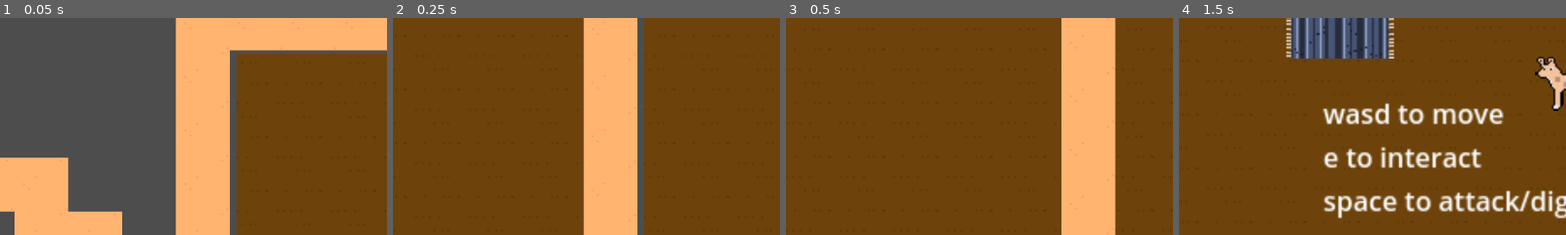
Above: before the commit, frames 1-4 (left to right).
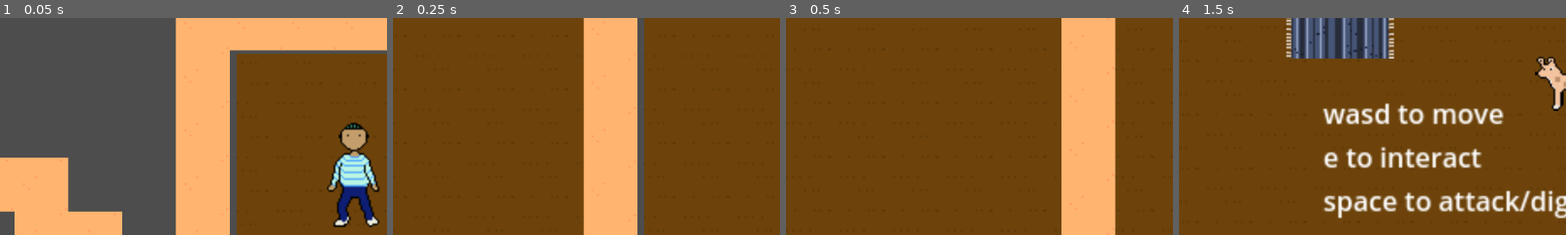
Above: after the commit, the same moments.

Repository: inkaonkala/AnimalRevolution
Game: Godot game, scene res://Main.tscn
Same seed, same stepped clock (60 frames per second), same inputs: the game is played once before the commit and once after it.
Inputs:
- Up to frame 1 (0.05 s): no input
- Up to frame 2 (0.25 s): no input
- Up to frame 3 (0.5 s): no input
- Up to frame 4 (1.5 s): tap E (interact) at 0.5, 0.8, 1.25, 1.35 s; hold D (move_right) 0.53-1.28 s; tap Space (attack) at 0.6 s; hold S (move_down) from 1.28 s (still down)
The pictures show only the part of the screen within x 2-52%, y 44-94%; the shares and areas given below are measured in that part.

The runs differ from the first frame. In frame 1, 3.7% of the frame differs, in the area x 84-98%, y 48-97%; in frame 2, nothing differs; in frame 3, nothing differs; in frame 4, nothing differs.

Commit message:
human added

Diff:
--- a/5_DogFloor.tscn
+++ b/5_DogFloor.tscn
@@ -1,10 +1,14 @@
-[gd_scene load_steps=11 format=4 uid="uid://ta717pvkxahs"]
+[gd_scene load_steps=15 format=4 uid="uid://ta717pvkxahs"]
 
 [ext_resource type="Texture2D" uid="uid://b4qa0jkjn0kan" path="res://Assets/RoomNDeco/floor_test.png" id="1_af3pe"]
 [ext_resource type="Texture2D" uid="uid://cc13py1wb2ctl" path="res://Assets/RoomNDeco/wall_test.png" id="2_lw74p"]
 [ext_resource type="Script" uid="uid://canxqe4xr7n63" path="res://sleepSpot.gd" id="3_hub8o"]
 [ext_resource type="Texture2D" uid="uid://dxyrf1dvgqreh" path="res://Assets/RoomNDeco/sleepMat.png" id="3_lw74p"]
+[ext_resource type="PackedScene" uid="uid://bdjorjamabfwb" path="res://Human.tscn" id="5_6riwa"]
 [ext_resource type="Texture2D" uid="uid://dpy4wyc1oojfq" path="res://Assets/RoomNDeco/elevator.png" id="5_jde7c"]
+[ext_resource type="Texture2D" uid="uid://brmx71cocugql" path="res://Assets/characters/human.png" id="6_66ty1"]
+[ext_resource type="Texture2D" uid="uid://d1jsgvyolfx1a" path="res://Assets/characters/human_sleep.png" id="7_2g8k7"]
+[ext_resource type="Texture2D" uid="uid://c84f6ly8b2ygl" path="res://Assets/characters/human_captured.png" id="8_2rgad"]
 
 [sub_resource type="TileSetAtlasSource" id="TileSetAtlasSource_af3pe"]
 texture = ExtResource("1_af3pe")
@@ -73,6 +77,16 @@
 theme_override_font_sizes/font_size = 10
 text = "Press e to sleep on mat"
 
+[node name="Human" parent="." instance=ExtResource("5_6riwa")]
+position = Vector2(264, 105)
+normal_tex = ExtResource("6_66ty1")
+sleeping_tex = ExtResource("7_2g8k7")
+captured_tex = ExtResource("8_2rgad")
+
+[node name="Elevator" type="Sprite2D" parent="."]
+position = Vector2(128, 353)
+texture = ExtResource("5_jde7c")
+
 [node name="ohjeet" type="Label" parent="."]
 offset_left = 1185.0
 offset_top = 167.0
@@ -81,7 +95,3 @@
 text = "wasd to move
 e to interact
 space to attack/dig"
-
-[node name="Elevator" type="Sprite2D" parent="."]
-position = Vector2(128, 353)
-texture = ExtResource("5_jde7c")
--- /dev/null
+++ b/Human.tscn
@@ -0,0 +1,34 @@
+[gd_scene load_steps=5 format=3 uid="uid://bdjorjamabfwb"]
+
+[ext_resource type="Script" uid="uid://g84w0ofilf1k" path="res://human.gd" id="1_gjav3"]
+
+[sub_resource type="CapsuleShape2D" id="CapsuleShape2D_qefdq"]
+radius = 12.0
+height = 62.0
+
+[sub_resource type="RectangleShape2D" id="RectangleShape2D_gjav3"]
+size = Vector2(50, 75)
+
+[sub_resource type="RectangleShape2D" id="RectangleShape2D_qefdq"]
+size = Vector2(41, 71)
+
+[node name="Human" type="CharacterBody2D"]
+script = ExtResource("1_gjav3")
+
+[node name="CollisionShape2D" type="CollisionShape2D" parent="."]
+position = Vector2(-1, 1)
+shape = SubResource("CapsuleShape2D_qefdq")
+
+[node name="Sprite2D" type="Sprite2D" parent="."]
+
+[node name="AttackArea" type="Area2D" parent="."]
+
+[node name="CollisionShape2D" type="CollisionShape2D" parent="AttackArea"]
+position = Vector2(1, 0.5)
+shape = SubResource("RectangleShape2D_gjav3")
+
+[node name="InteractArea" type="Area2D" parent="."]
+
+[node name="CollisionShape2D" type="CollisionShape2D" parent="InteractArea"]
+position = Vector2(1.5, 0.5)
+shape = SubResource("RectangleShape2D_qefdq")
--- /dev/null
+++ b/human.gd
@@ -0,0 +1,104 @@
+extends CharacterBody2D
+
+enum State
+{
+	ROAMING,
+	SLEEPING,
+	DEFEDING,
+	CAPTURED
+}
+
+@export var normal_tex: Texture2D
+@export var sleeping_tex: Texture2D
+@export var captured_tex: Texture2D
+
+@export var speed := 35.0
+@export var hp := 5
+@export var attack_power := 1
+
+@onready var sprite = $Sprite2D
+@onready var attack_area = $AttackArea
+@onready var interact_area = $InteractArea
+
+var captured := false
+var state := State.ROAMING
+var move_dir := Vector2.ZERO
+var change_dir_timer := 0.0
+var player_in_attack_area := false
+var player = null
+
+func _ready() -> void:
+	randomize()
+	choose_new_dir()
+	update_by_time()
+
+func _physics_process(delta: float) -> void:
+	if captured:
+		return
+
+	update_by_time()
+
+	if state == State.ROAMING:
+		roam(delta)
+	elif state == State.SLEEPING:
+		velocity = Vector2.ZERO
+
+	move_and_slide()
+
+func update_by_time() -> void:
+	#check what ToD and make sleep, now just roam
+	if captured:
+		state = State.CAPTURED
+	else:
+		state = State.ROAMING
+
+	update_image()
+
+func roam(delta: float)-> void:
+		change_dir_timer -= delta
+
+		if change_dir_timer <= 0:
+			choose_new_dir()
+		velocity = move_dir * speed
+
+func choose_new_dir() -> void:
+	var direcs = [
+		Vector2.LEFT,
+		Vector2.RIGHT,
+		Vector2.UP,
+		Vector2.DOWN,
+		Vector2.ZERO
+	]
+
+	move_dir = direcs.pick_random()
+	change_dir_timer = randf_range(1.0, 3.0)
+
+func take_damage(amount: int) -> void:
+	if captured:
+		return
+	hp -= amount
+	print("Human hp: ", hp)
+
+	if hp <= 0:
+		become_captured()
+	else:
+		defend()
+
+func defend() -> void:
+	state = State.DEFEDING
+	print("Human defends!")
+
+func become_captured() -> void:
+	captured = true
+	state = State.CAPTURED
+	velocity = Vector2.ZERO
+	update_image()
+	print("Human captured!")
+
+func update_image() -> void:
+	if state == State.CAPTURED and captured_tex:
+		sprite.texture = captured_tex
+	elif state == State.SLEEPING and sleeping_tex:
+		sprite.texture = sleeping_tex
+	elif normal_tex:
+		sprite.texture = normal_tex
Binary file added: Assets/characters/human.png
Not shown, added: Assets/characters/human.png.import
Binary file added: Assets/characters/human_captured.png
Not shown, added: Assets/characters/human_captured.png.import
Binary file added: Assets/characters/human_sleep.png
Not shown, added: Assets/characters/human_sleep.png.import
Not shown, added: human.gd.uid
